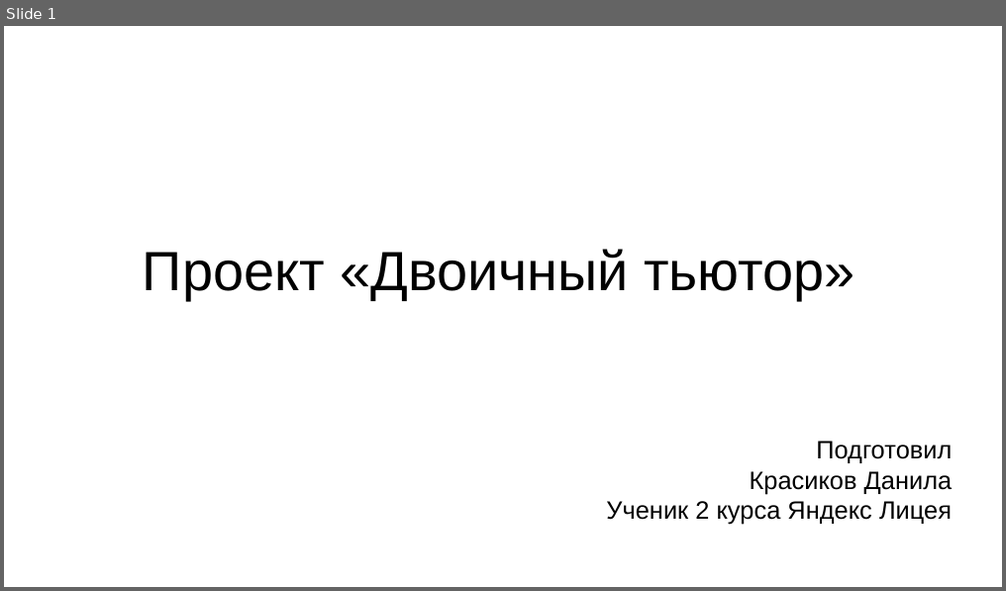
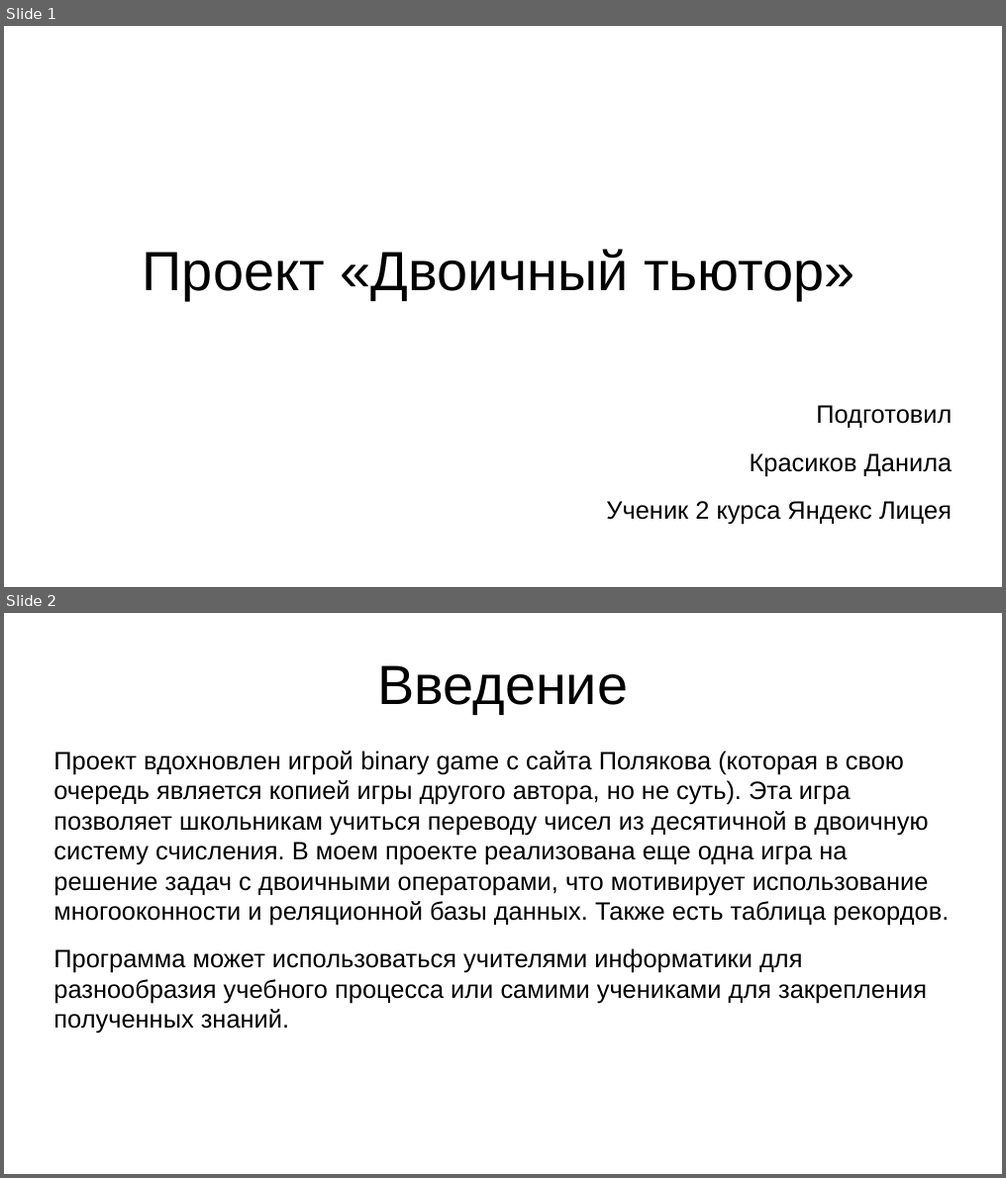
Before and after one commit to krasikovdp-2/binary_tutor, a slide deck: presentation.odp. Shown one above the other, each under a label of ours: slide 1 before the commit, slides 1 and 2 after it. The pictures are 1006x591 and 1006x1178 pixels, drawn with LibreOffice and Linux fonts; fonts in the diff are those of the drawing. Boxes give left, top, right and bottom in pixels: in the first picture for what was removed or moved away, otherwise in the second. Text is boxed around its words. In the diff, an @@ line names an element or a change of style, - is before the commit and + after.

```diff
--- a/presentation.odp
+++ b/presentation.odp
@@ slide 2 added at [4,613,1002,1174], background #FFFFFF @@
@@ title added at [377,665,628,714], 44 pt, text #000000 @@
+Введение
@@ text added at [54,751,948,1034], 20 pt, text #000000 @@
+Проект вдохновлен игрой binary game с сайта Полякова (которая в свою очередь является копией игры другого автора, но не суть). Эта игра позволяет школьникам учиться переводу чисел из десятичной в двоичную систему счисления. В моем проекте реализована еще одна игра на решение задач с двоичными операторами, что мотивирует использование многооконности и реляционной базы данных. Также есть таблица рекордов.
+Программа может использоваться учителями информатики для разнообразия учебного процесса или самими учениками для закрепления полученных знаний.
@@ slide 1 changed as well @@
@@ subtitle "Подготовил" at [606,405,952,525]: more space between paragraphs @@
```
Also in this commit, not shown: 5 other slides added, 3 slides removed.
